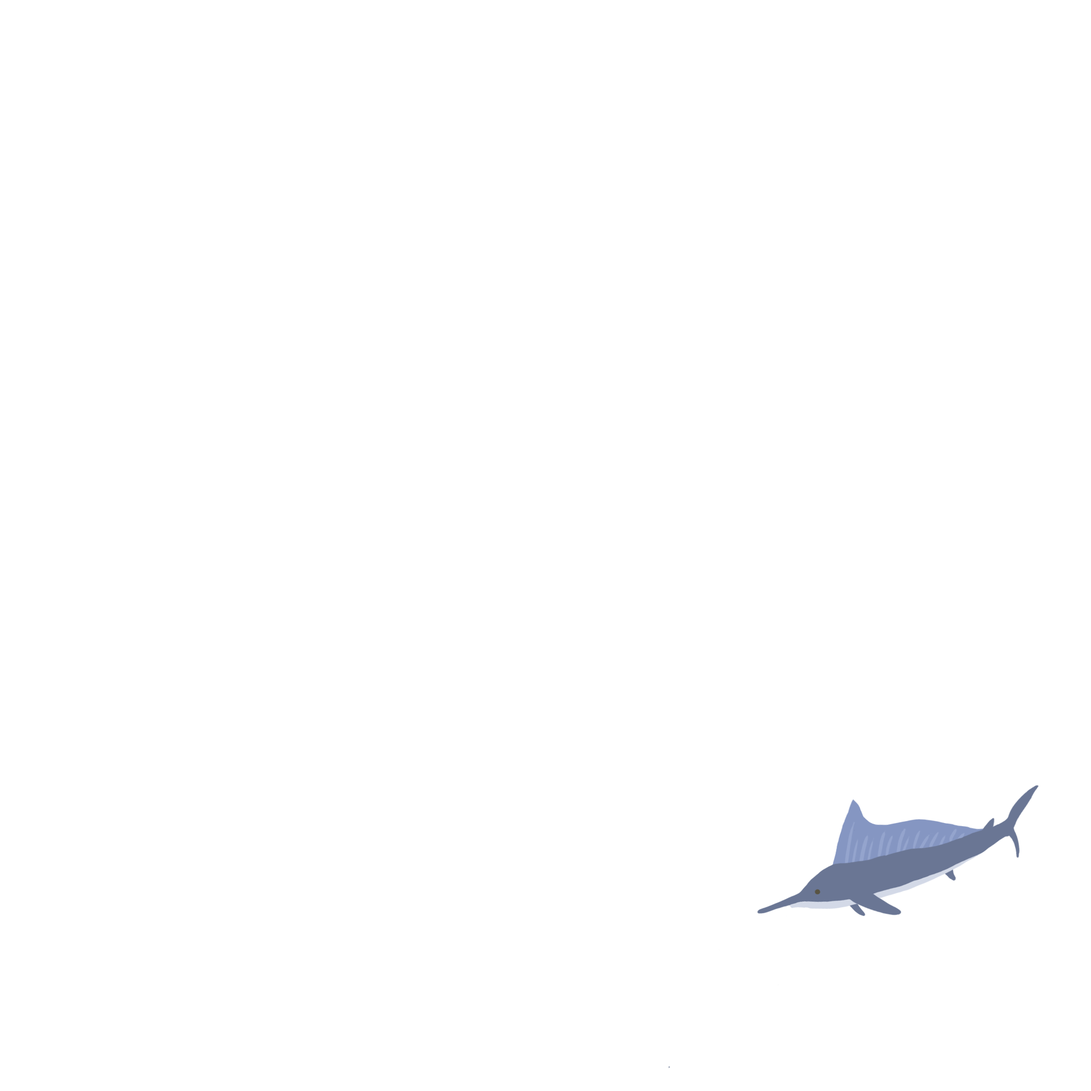
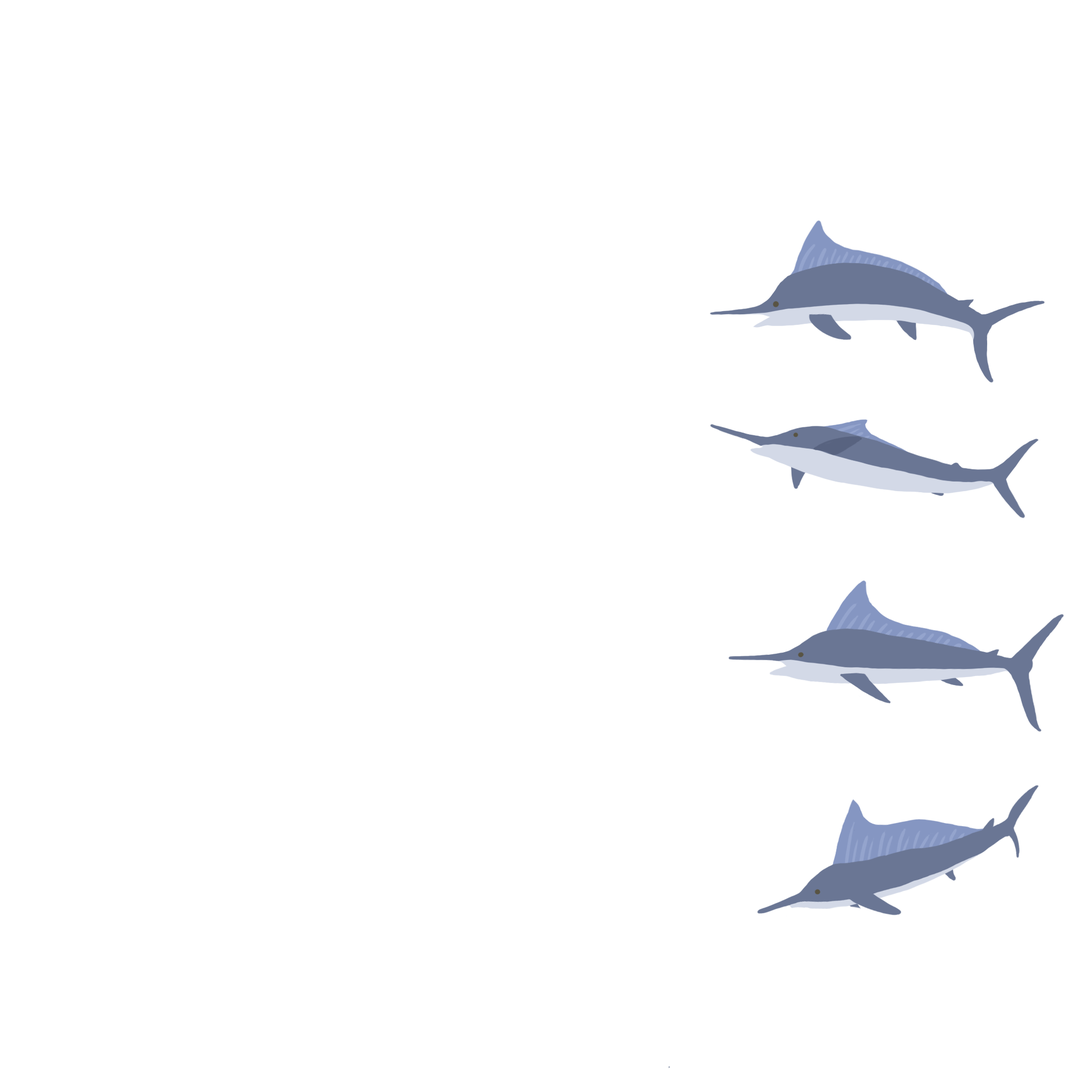
Two versions of the same layered image (1091x1091). Layer-by-layer changes:
showed "normal_side" over [728, 580, 1065, 733]
painted on "normal_bottom" over [718, 906, 867, 986]
showed "normal_top" over [709, 419, 1040, 519]
showed "normal_idle" over [709, 220, 1046, 384]
